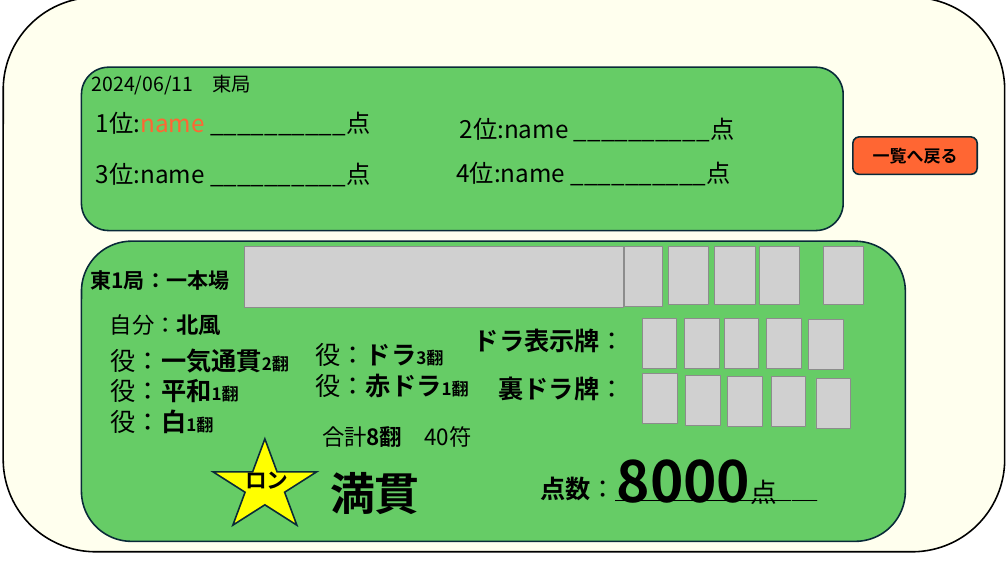
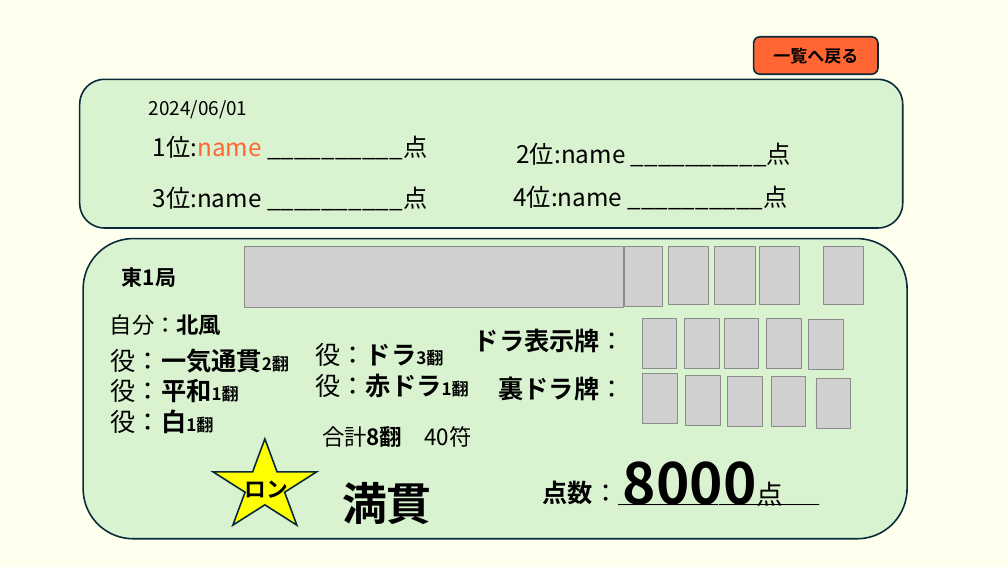
Before and after one commit to plusdojo2024/B5, a slide deck: slide 21 of doc/02_外部設計/外部設計_麻雀アプリ.pptx. Drawn at 1008x567 pixels with LibreOffice and Linux fonts; fonts in the diff are those of the drawing; grey boxes stand for pictures. Boxes give left, top, right and bottom in pixels: in the first picture for what was removed or moved away, otherwise in the second. Text is boxed around its words. In the diff, an @@ line names an element or a change of style, - is before the commit and + after.

```diff
--- a/doc/02_外部設計/外部設計_麻雀アプリ.pptx
+++ b/doc/02_外部設計/外部設計_麻雀アプリ.pptx
@@ background #FFFFFF to #FFFFEE @@
@@ rounded rectangle removed at box(3, 0, 1005, 552) @@
@@ rounded rectangle "一覧へ戻る": place and size @@
-rounded rectangle "一覧へ戻る" at box(853, 137, 977, 175)
+rounded rectangle "一覧へ戻る" at box(754, 37, 878, 75)
@@ rounded rectangle at box(79, 79, 903, 228): fill #66CC66 to #D9F2D0 @@
@@ rounded rectangle: place and size @@
-rounded rectangle at box(82, 67, 844, 231)
+rounded rectangle at box(79, 79, 903, 228)
@@ text at box(149, 100, 248, 119): text changed; size 18.5 to 18 pt @@
-2024/06/11 東局
+2024/06/01
@@ 4 texts: place and size @@
-4 texts at box(96, 111, 734, 187)
+4 texts at box(153, 135, 791, 211)
@@ rounded rectangle at box(83, 239, 907, 539): fill #66CC66 to #D9F2D0 @@
@@ text at box(122, 267, 176, 287): text changed @@
-東1局：一本場
+東1局
@@ text "8000点": place and size @@
-text "8000点" at box(609, 442, 861, 519)
+text "8000点" at box(616, 445, 867, 521)
@@ text "ロン" rewrapped from box(245, 466, 288, 493) to box(244, 480, 287, 501) @@
@@ text "満貫": place and size @@
-text "満貫" at box(330, 472, 420, 514)
+text "満貫" at box(342, 482, 432, 524)
```
Also in this commit, not shown: 20 other slides changed, 3 slides added, 3 other files.
